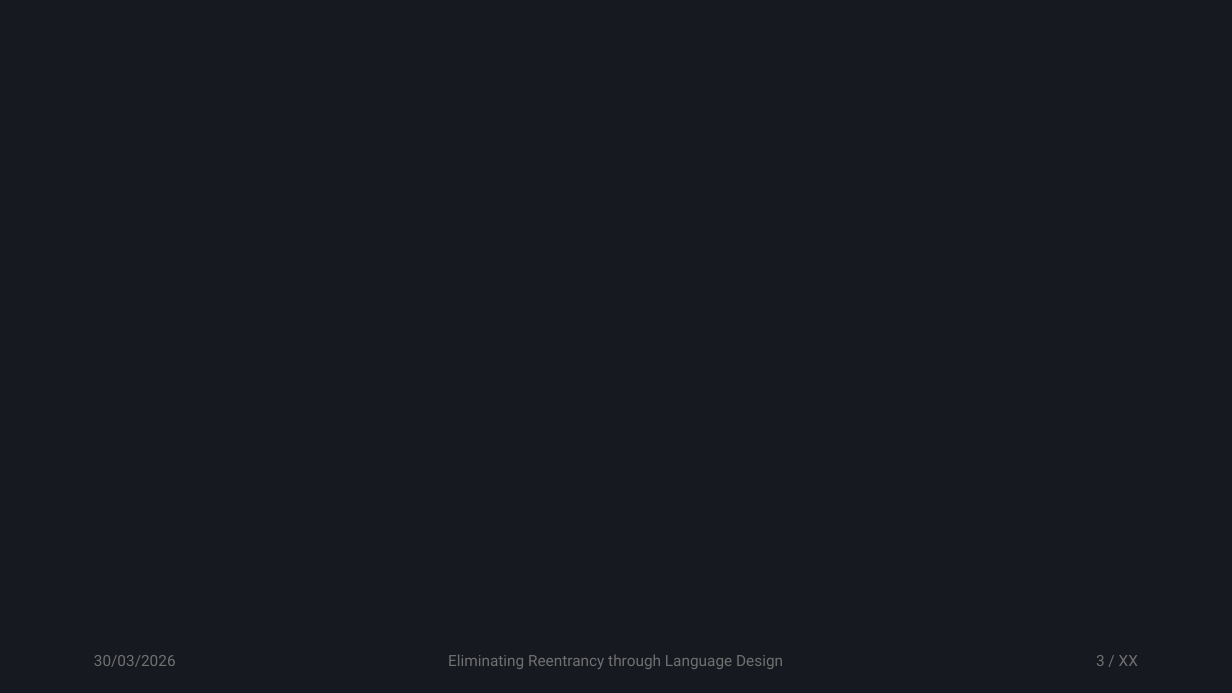
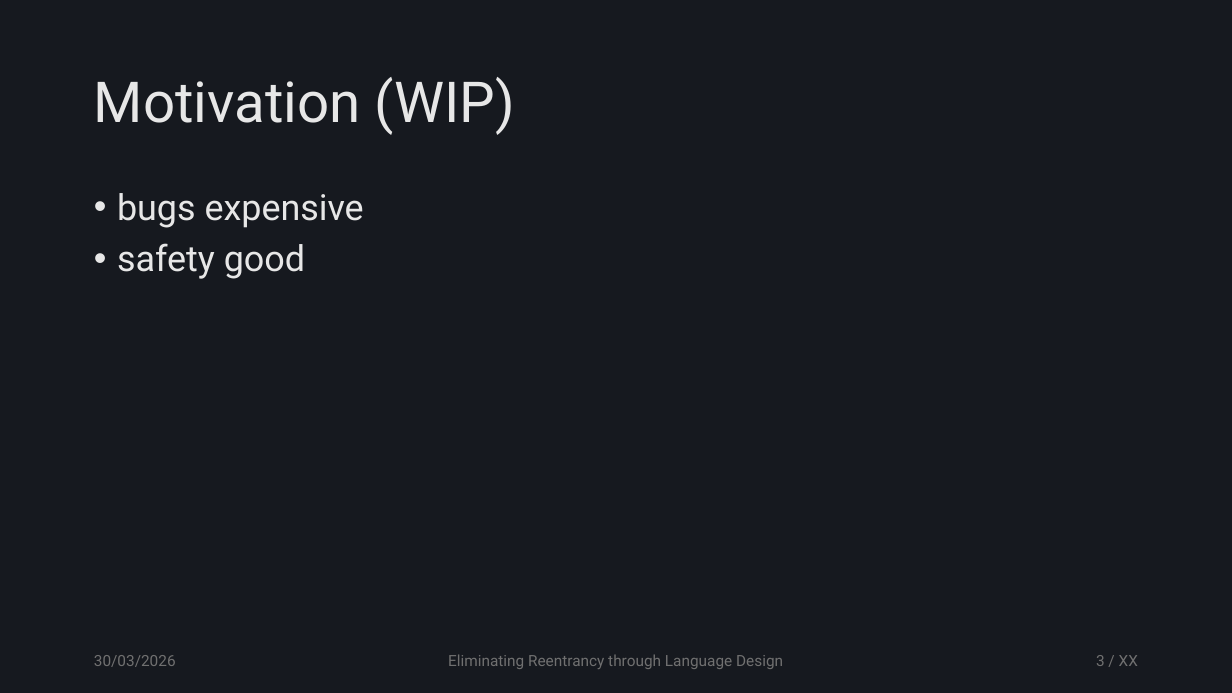
Before and after one commit to tzann/thesis, a slide deck: slide 3 of doc/presentation/Thesis.pptx. Drawn at 1232x693 pixels with LibreOffice and Linux fonts; fonts in the diff are those of the drawing. Boxes give left, top, right and bottom in pixels: in the first picture for what was removed or moved away, otherwise in the second. Text is boxed around its words. In the diff, an @@ line names an element or a change of style, - is before the commit and + after.

```diff
--- a/doc/presentation/Thesis.pptx
+++ b/doc/presentation/Thesis.pptx
@@ title added at [94, 77, 515, 135], 44 pt, text #E7E7E7 @@
+Motivation (WIP)
@@ text added at [117, 193, 364, 279], 28 pt, text #E7E7E7 @@
+• bugs expensive
+• safety good
```
Also in this commit, not shown: 3 other slides changed.
